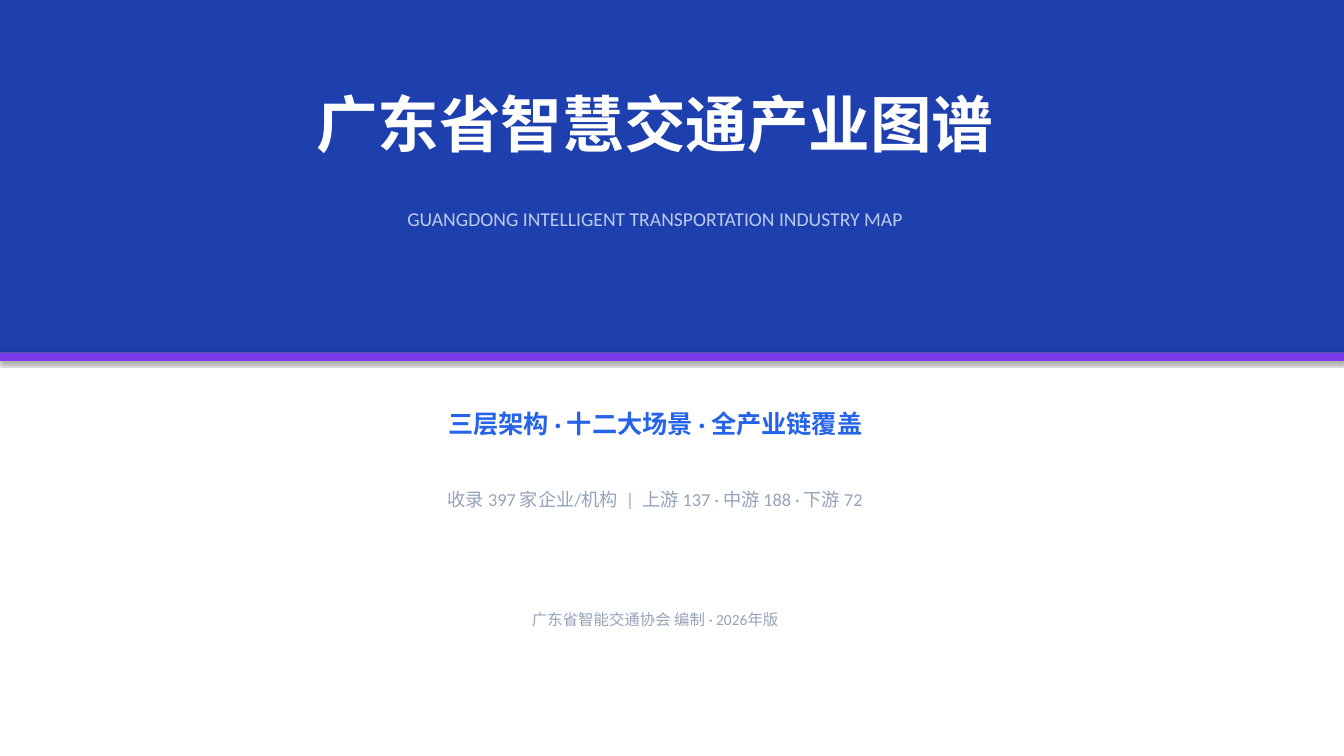
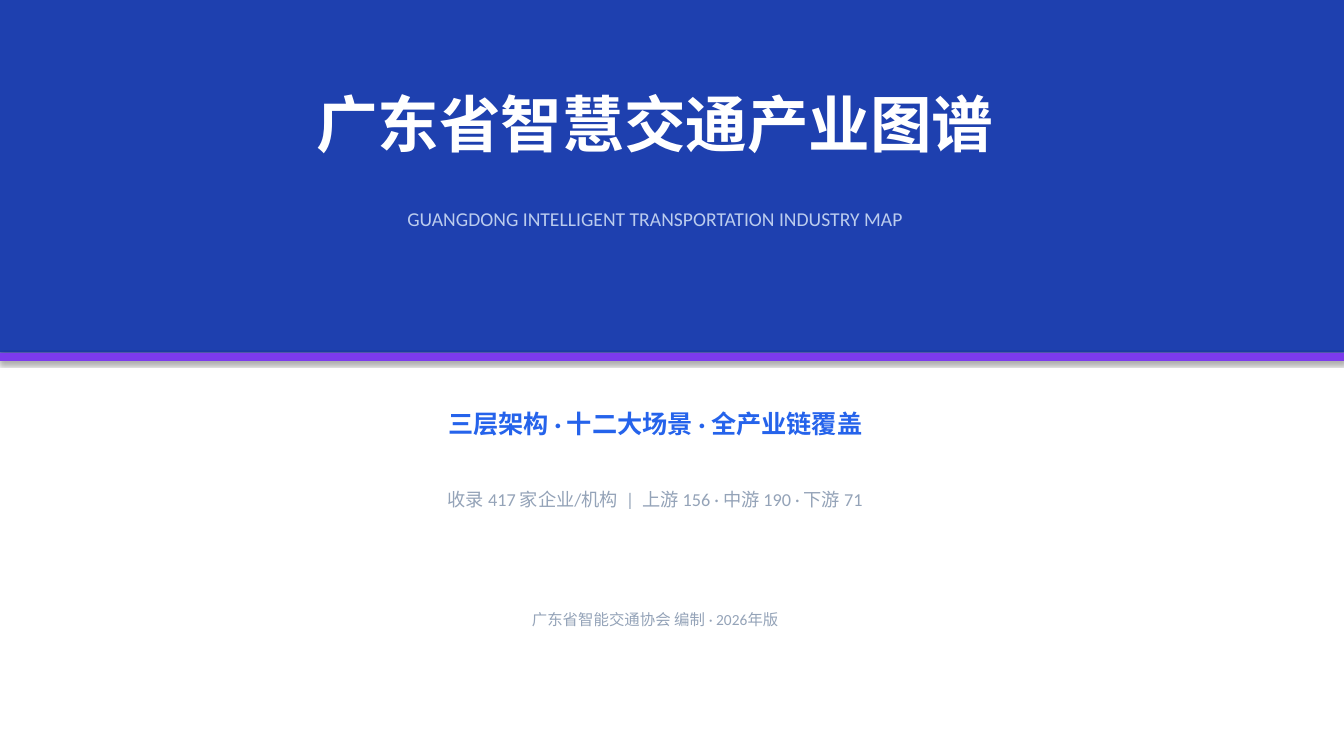
Before and after one commit to Cheekk/gd-smart-transport, a slide deck: slide 1 of 广东省智慧交通产业图谱_2026.pptx. Drawn at 1344x756 pixels with LibreOffice and Linux fonts; fonts in the diff are those of the drawing. Boxes give left, top, right and bottom in pixels: in the first picture for what was removed or moved away, otherwise in the second. Text is boxed around its words. In the diff, an @@ line names an element or a change of style, - is before the commit and + after.

```diff
--- a/广东省智慧交通产业图谱_2026.pptx
+++ b/广东省智慧交通产业图谱_2026.pptx
@@ text at [448,491,862,508]: text changed @@
-收录 397 家企业/机构 | 上游 137 · 中游 188 · 下游 72
+收录 417 家企业/机构 | 上游 156 · 中游 190 · 下游 71
```
Also in this commit, not shown: 14 other slides changed, 3 other files.
